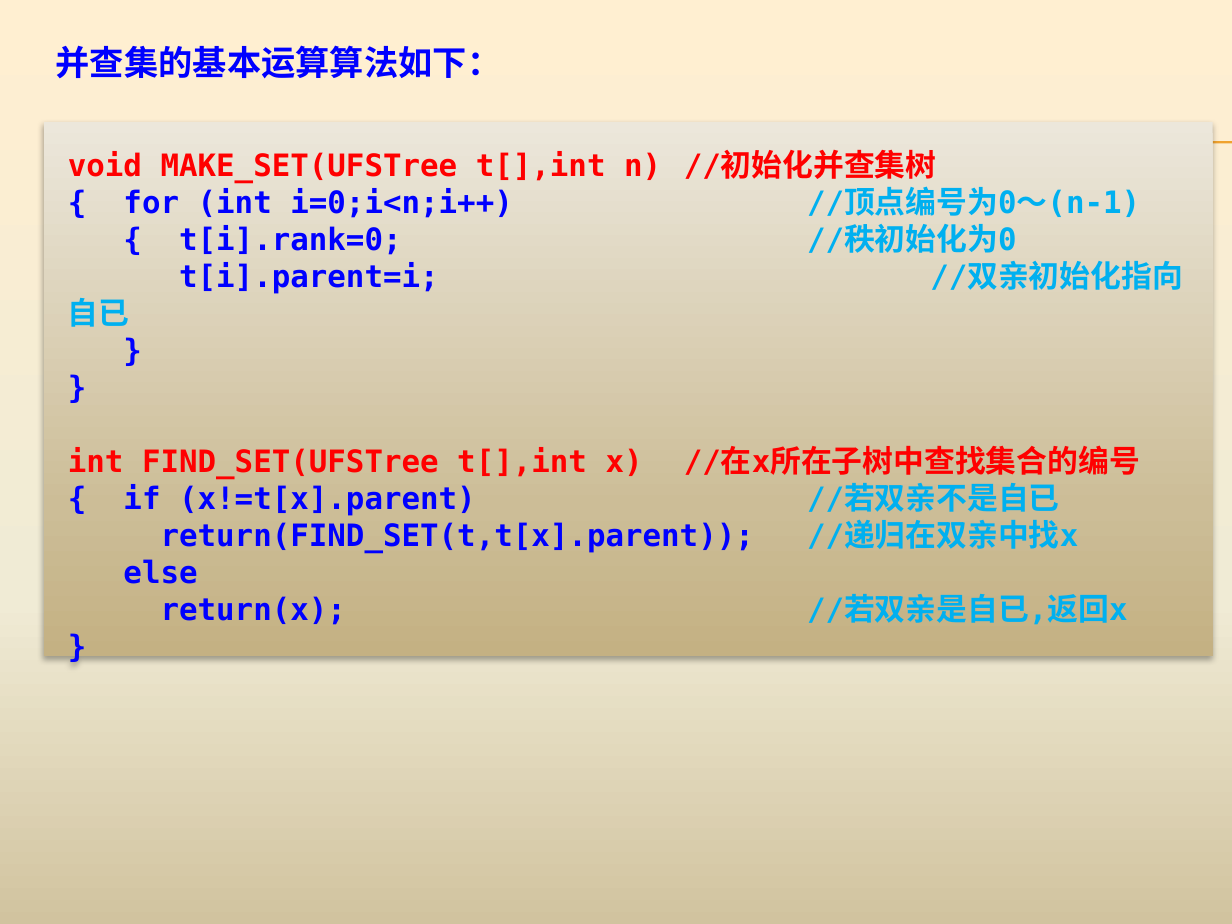
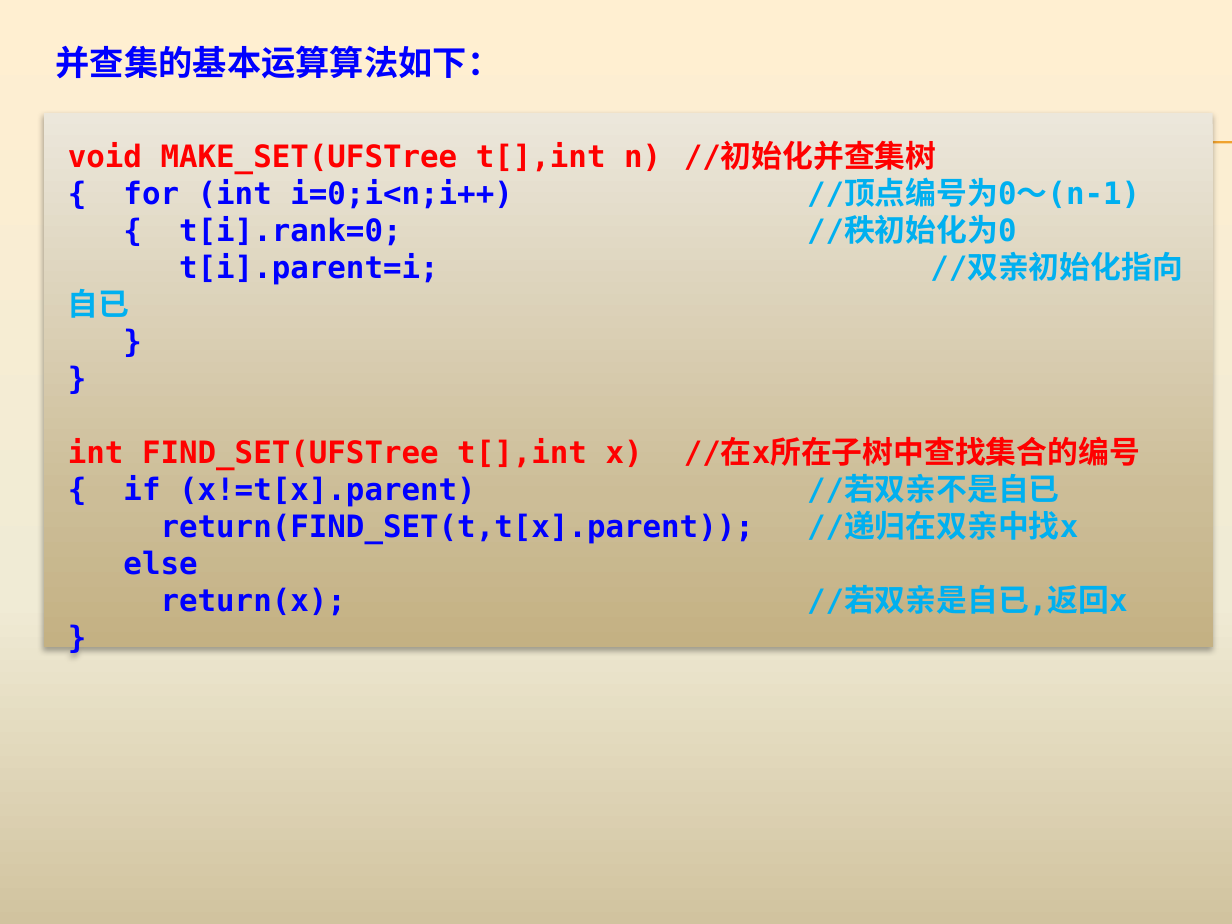
Before and after one commit to AllenW1116/Cpp-algorithm, a slide deck: slide 21 of 课程ppt/第9章 图算法设计.pptx. Drawn at 1232x924 pixels with LibreOffice and Linux fonts; fonts in the diff are those of the drawing. Boxes give left, top, right and bottom in pixels: in the first picture for what was removed or moved away, otherwise in the second. Text is boxed around its words. In the diff, an @@ line names an element or a change of style, - is before the commit and + after.

```diff
--- a/课程ppt/第9章 图算法设计.pptx
+++ b/课程ppt/第9章 图算法设计.pptx
@@ rectangle "void MAKE_SET(UFSTree t[],int n) //初始化并查集树": place and size @@
-rectangle "void MAKE_SET(UFSTree t[],int n) //初始化并查集树" at [43,122,1212,657]
+rectangle "void MAKE_SET(UFSTree t[],int n) //初始化并查集树" at [43,112,1212,647]
```
Also in this commit, not shown: 3 other slides changed, 13 other files.
